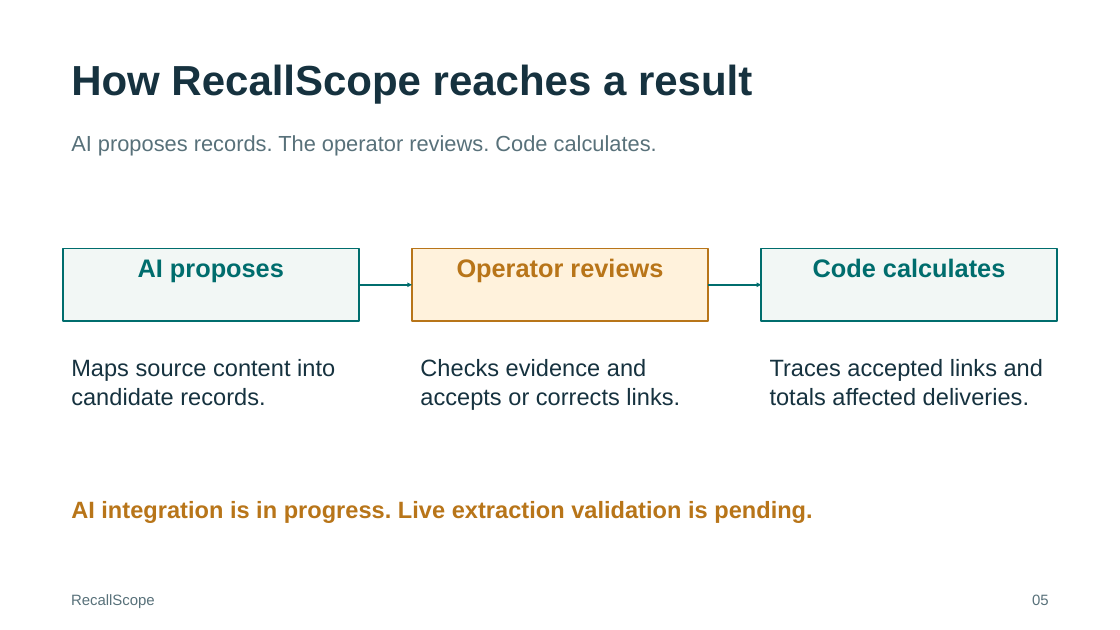
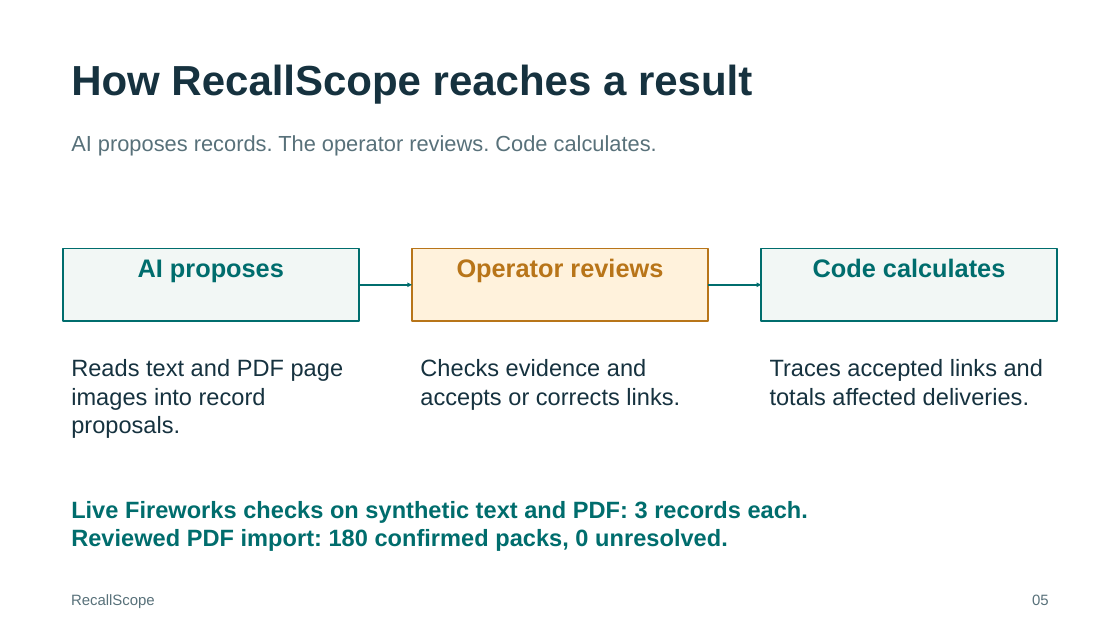
Before and after one commit to HackIndiaXYZ/ai-first-startup-hackathon-build-a-startup-using-ai-only-console, a slide deck: slide 5 of docs/RecallScope-Pitch.pptx. Drawn at 1120x630 pixels with LibreOffice and Linux fonts; fonts in the diff are those of the drawing. Boxes give left, top, right and bottom in pixels: in the first picture for what was removed or moved away, otherwise in the second. Text is boxed around its words. In the diff, an @@ line names an element or a change of style, - is before the commit and + after.

Commit message:
Add live Fireworks extraction with reviewed PDF provenance

```diff
--- a/docs/RecallScope-Pitch.pptx
+++ b/docs/RecallScope-Pitch.pptx
@@ text at bbox=[71, 359, 344, 438]: text changed @@
-Maps source content into candidate records.
+Reads text and PDF page images into record proposals.
@@ text at bbox=[71, 501, 808, 551]: text changed; text colour #B87519 to #006D6D @@
-AI integration is in progress. Live extraction validation is pending.
+Live Fireworks checks on synthetic text and PDF: 3 records each.
+Reviewed PDF import: 180 confirmed packs, 0 unresolved.
```
Also in this commit, not shown: 1 other slide changed, 34 other files.
